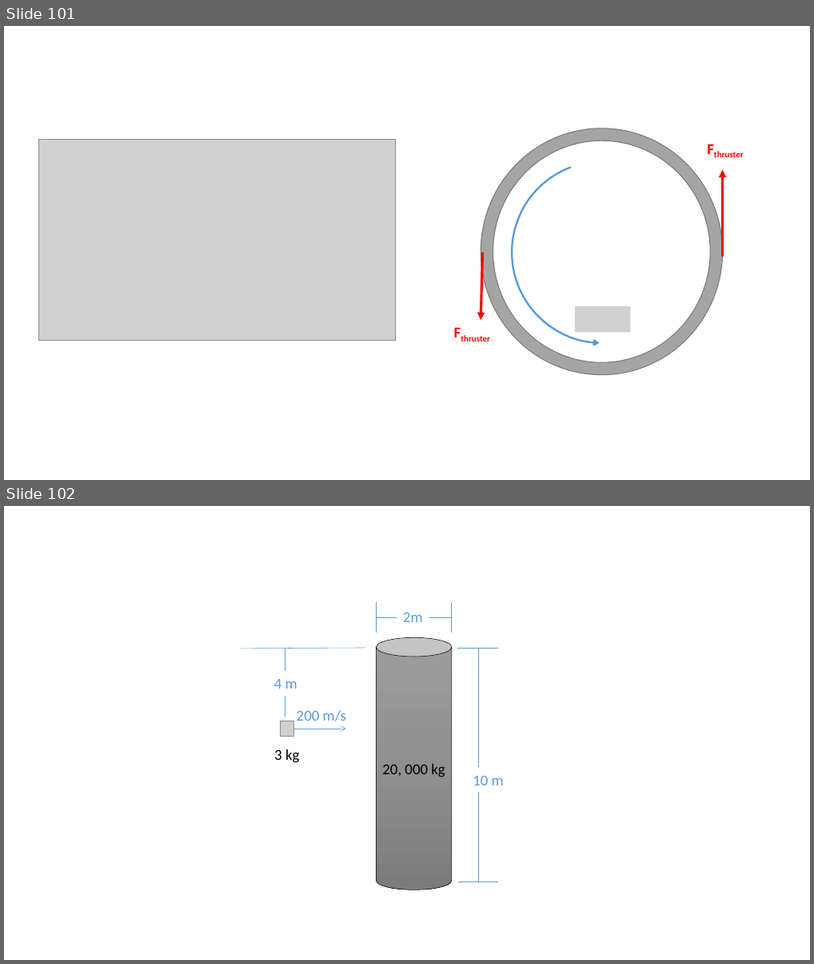
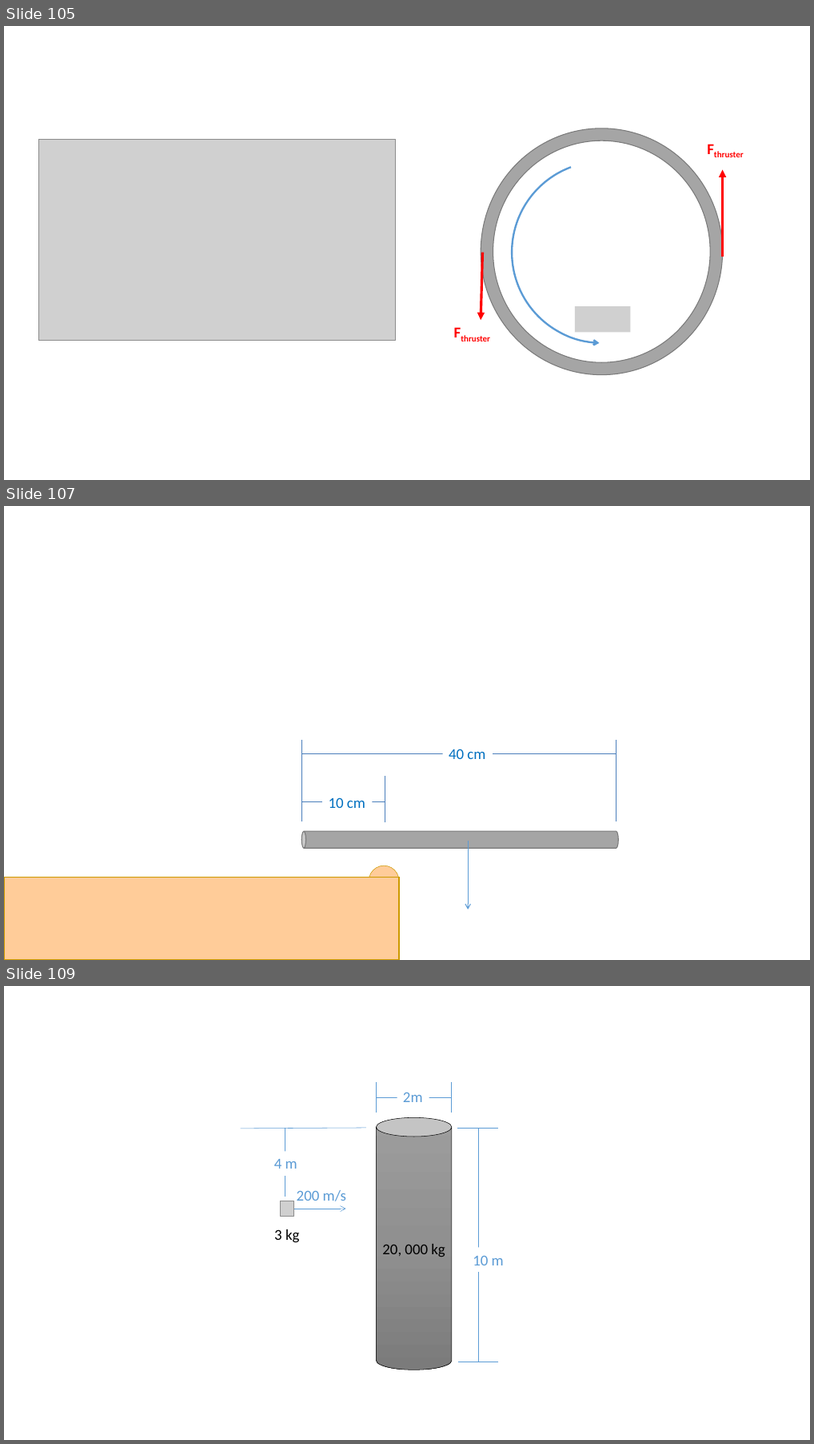
Before and after one commit to JacobMoore/mechanics_textbook, a slide deck: Homework Problems/Homework_Diagrams.pptx. Shown one above the other, each under a label of ours: slides 101 and 102 before the commit, slides 105, 107 and 109 after it; the slides between them are not shown. The pictures are 814x964 and 814x1444 pixels, drawn with LibreOffice and Linux fonts; fonts in the diff are those of the drawing; grey boxes stand for pictures. Boxes give left, top, right and bottom in pixels: in the first picture for what was removed or moved away, otherwise in the second. Text is boxed around its words. In the diff, an @@ line names an element or a change of style, - is before the commit and + after.

```diff
--- a/Homework Problems/Homework_Diagrams.pptx
+++ b/Homework Problems/Homework_Diagrams.pptx
@@ slide 107 added at box(4, 506, 810, 960), background #FFFFFF @@
@@ line added from (302, 821) to (302, 740), #4B7EBC 0.75 pt @@
@@ line added from (617, 821) to (617, 740), #4B7EBC 0.75 pt @@
@@ line added from (302, 754) to (617, 754), #4B7EBC 0.75 pt @@
@@ text added at box(449, 748, 486, 759), 18 pt, text #0070C0 @@
+40 cm
@@ line added from (386, 822) to (386, 776), #4B7EBC 0.75 pt @@
@@ line added from (386, 801) to (302, 801), #4B7EBC 0.75 pt @@
@@ text added at box(329, 797, 366, 808), 18 pt, text #0070C0 @@
+10 cm
@@ cylinder added at box(302, 831, 618, 848), fill #A5A5A5, outline #7A7A7A 1 pt @@
@@ arrow added from (468, 841) to (468, 909), #5B9BD5 1 pt @@
@@ ellipse added at box(369, 865, 399, 896), fill #FFCC99, outline #CC9900 0.5 pt @@
@@ rectangle added at box(4, 877, 399, 960), fill #FFCC99, outline #CC9900 1 pt @@
@@ what was slide 101 is now slide 105 @@
@@ what was slide 102 is now slide 109 @@
```
Also in this commit, not shown: 6 other slides added, 17 other files.
